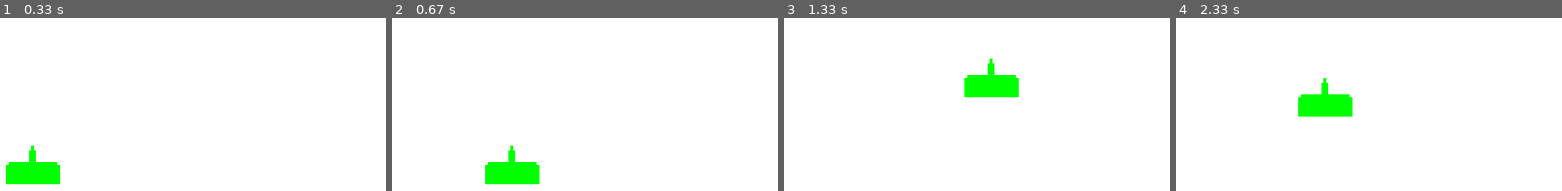
Above: before the commit, frames 1-4 (left to right).
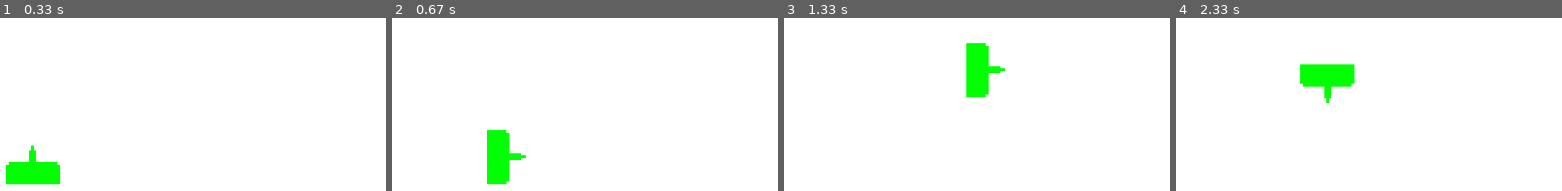
Above: after the commit, the same moments.

Repository: MysticFlarePlayz/Pygame-SpaceInvaders
Game: pygame game, started from SpaceInvaders.py
The game is run twice, just before and just after one commit, with the same random seed, the same clock (stepped at 60 frames per second) and the same inputs.
Inputs:
- Up to frame 1 (0.33 s): no input
- Up to frame 2 (0.67 s): hold Right from 0.33 s (still down)
- Up to frame 3 (1.33 s): release Right at 0.8 s; hold Up 0.83-1.13 s; hold Right from 1.17 s (still down)
- Up to frame 4 (2.33 s): release Right at 1.63 s; hold Left 1.67-2.2 s; hold Down from 2.23 s (still down)

Frame 1 is identical in both runs. In frame 2, 2.2% of the frame differs, in the area x 24-39%, y 64-97%; in frame 3, 2.2%; in frame 4, 3.5%, in the area x 31-47%, y 26-57%.

Commit message:
Update SpaceInvaders.py

Diff:
--- a/SpaceInvaders.py
+++ b/SpaceInvaders.py
@@ -24,12 +24,24 @@
         if(event.type == pygame.KEYDOWN):
             if(event.key == pygame.K_RIGHT):
                 pos_x_m = 10
+                player = pygame.image.load("SpaceShipRight.png")
             if(event.key == pygame.K_LEFT):
                 pos_x_m = -10
+                player = pygame.image.load("SpaceShipLeft.png")
             if (event.key == pygame.K_UP):
                 pos_y_m = -10
+                player = pygame.image.load("SpaceShip.png")
             if (event.key == pygame.K_DOWN):
                 pos_y_m= 10
+                player = pygame.image.load("SpaceShipDown.png")
+    if pos_x >  800:
+        pos_x = 0
+    if pos_x < 0:
+        pos_x = 800
+    if pos_y < 0:
+        pos_y = 600
+    if pos_y > 600:
+        pos_y = 0
     pos_x += pos_x_m
     pos_y += pos_y_m
     clock.tick(30)
